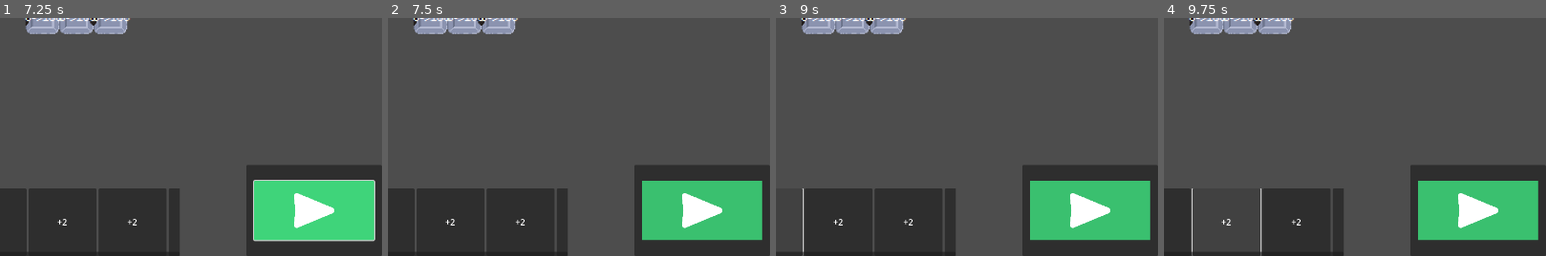
Above: before the commit, frames 1-4 (left to right).
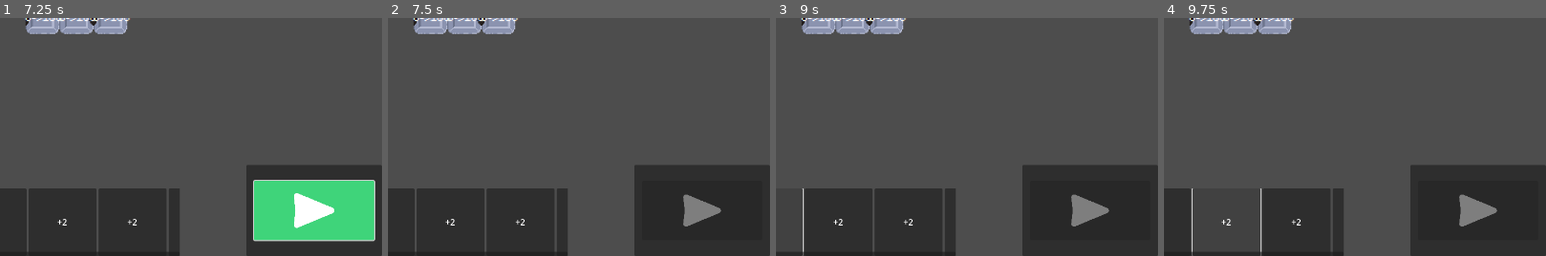
Above: after the commit, the same moments.

Repository: lemon4sour/alonzotech
Game: Godot game, scene res://src/game/build_area.tscn
The game is run twice, just before and just after one commit, with the same random seed, the same clock (stepped at 60 frames per second) and the same inputs.
Inputs (mouse positions are % of the whole screen's width and height, from its top left):
- Up to frame 1 (7.25 s): click "+2" at 0.5 s; click "+2" at 1.25 s; click "+2" at 2 s; click "+2" at 2.75 s; click "+2" at 3.5 s; click "+2" at 4.25 s; click "+2" at 5 s; click "+2" at 5.75 s; click (91, 90) at 6.5 s
- Up to frame 2 (7.5 s): click "+2" at 7.25 s
- Up to frame 3 (9 s): click "+2" at 8 s; click "+2" at 8.75 s
- Up to frame 4 (9.75 s): click "+2" at 9.5 s
The pictures show only the part of the screen within x 50-100%, y 50-100%; the shares and areas given below are measured in that part.

Frame 1 is identical in both runs. In frame 2, 7.9% of the frame differs, in the area x 66-98%, y 68-94%; in frame 3, 7.9%; in frame 4, 7.9%.

Commit message:
Simpleton

Diff:
--- a/src/game/canvas_layer.gd
+++ b/src/game/canvas_layer.gd
@@ -1,5 +1,6 @@
 extends CanvasLayer
 @onready var h_box_container: HBoxContainer = $Inventory/Scroll/HBoxContainer
+@onready var button: Button = $Run/Button
 signal machine_selected
 
 func update_buttons():
@@ -8,3 +9,6 @@
 
 func on_machine_selected(index: int) -> void:
 	emit_signal("machine_selected",index)
+
+func _process(delta: float) -> void:
+	button.disabled = !InventorySingleton.startable
--- a/src/game/canvas_layer.tscn
+++ b/src/game/canvas_layer.tscn
@@ -6,6 +6,9 @@
 [ext_resource type="Texture2D" uid="uid://bm2hd7buvtals" path="res://assets/ui/play-button.svg" id="4_qhhaf"]
 
 [sub_resource type="FontFile" id="FontFile_7nolc"]
+subpixel_positioning = 0
+msdf_pixel_range = 14
+msdf_size = 128
 cache/0/30/0/ascent = 0.0
 cache/0/30/0/descent = 0.0
 cache/0/30/0/underline_position = 0.0
